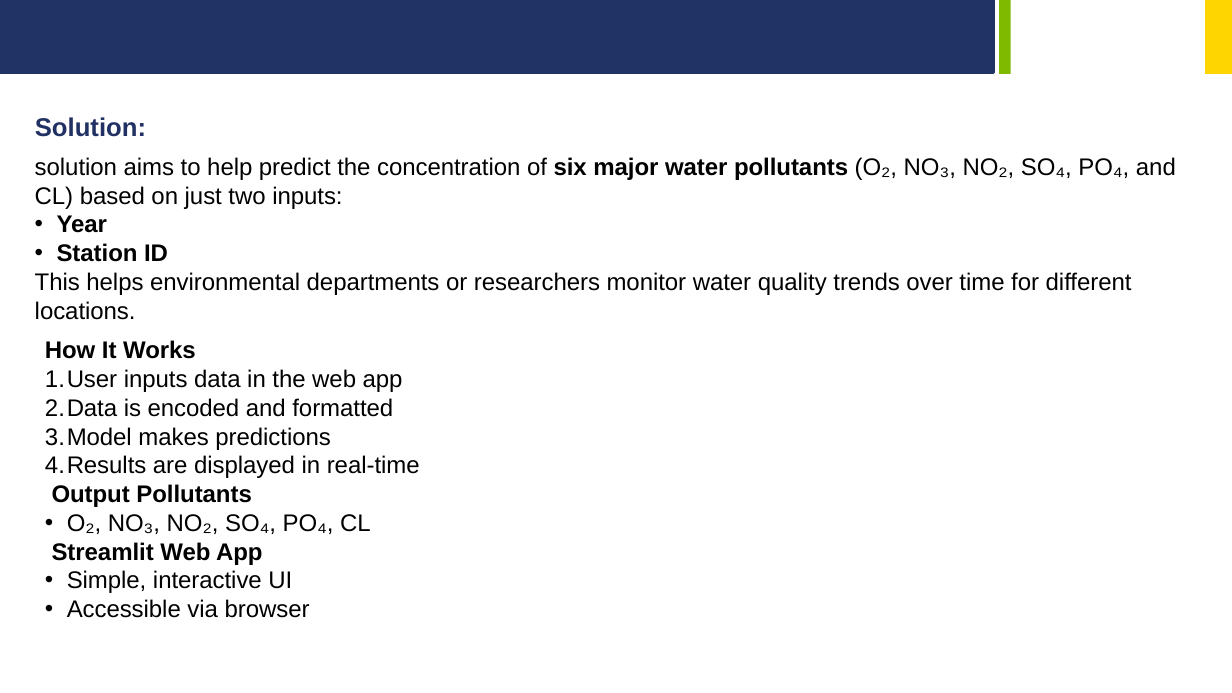
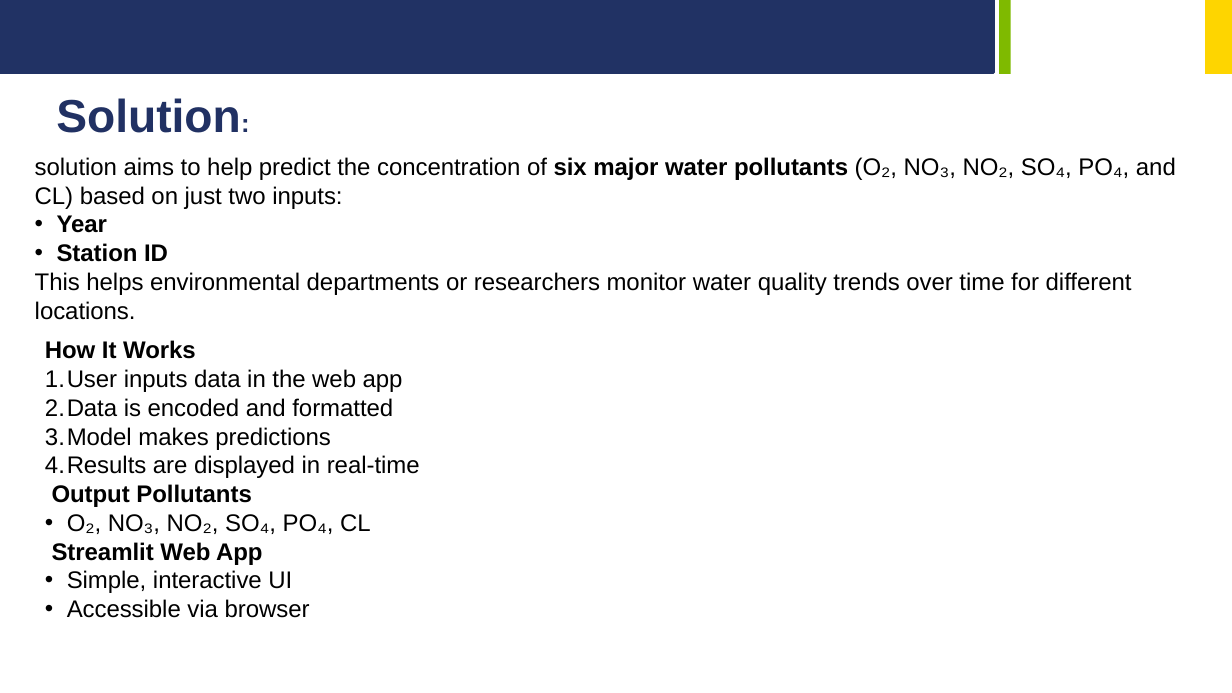
Before and after one commit to Rachi-collab/AICTE_Internship_Week2, a slide deck: slide 7 of WaterQualityPrediction-AICTE-Skills4Future.pptx. Drawn at 1232x693 pixels with LibreOffice and Linux fonts; fonts in the diff are those of the drawing; background and template pictures are left out. Boxes give left, top, right and bottom in pixels: in the first picture for what was removed or moved away, otherwise in the second. Text is boxed around its words. In the diff, an @@ line names an element or a change of style, - is before the commit and + after.

```diff
--- a/WaterQualityPrediction-AICTE-Skills4Future.pptx
+++ b/WaterQualityPrediction-AICTE-Skills4Future.pptx
@@ text "Solution:": place and size @@
-text "Solution:" at (35,117,146,137)
+text "Solution:" at (56,98,240,133)
@@ text "Solution:" at (56,98,240,133): size 20 to 36 pt in "Solution:" @@
```
Also in this commit, not shown: 2 other slides changed.
